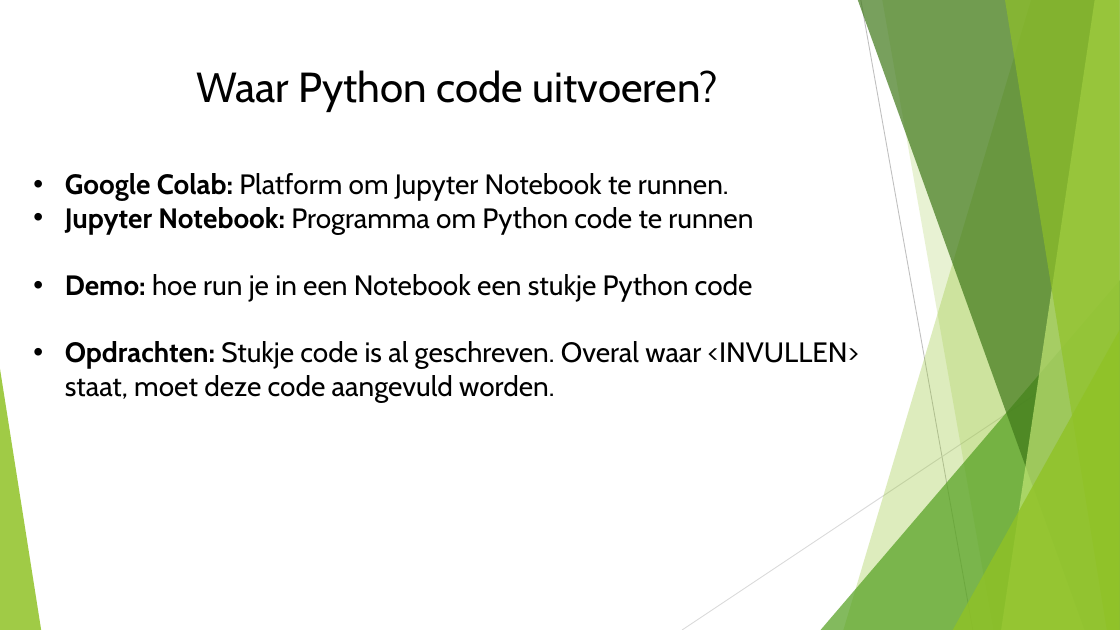
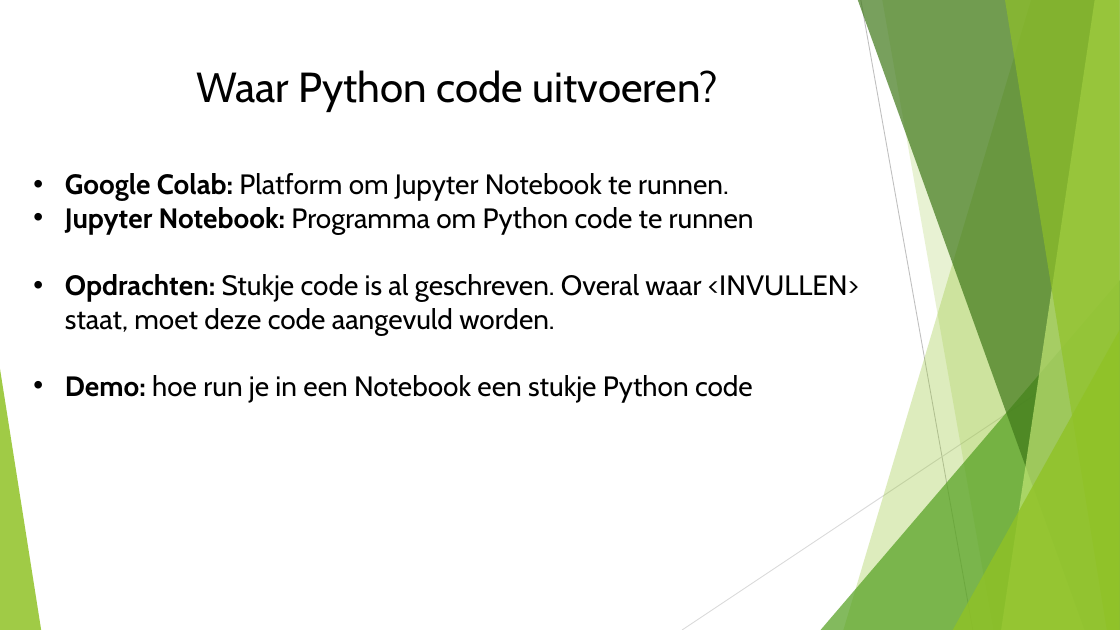
Before and after one commit to HagaZiekenhuis/python-workshops, a slide deck: slide 20 of Intro.pptx. Drawn at 1120x630 pixels with LibreOffice and Linux fonts; fonts in the diff are those of the drawing. Boxes give left, top, right and bottom in pixels: in the first picture for what was removed or moved away, otherwise in the second. Text is boxed around its words. In the diff, an @@ line names an element or a change of style, - is before the commit and + after.

```diff
--- a/Intro.pptx
+++ b/Intro.pptx
@@ text at bbox=[65, 274, 859, 335]: paragraph added @@
+• Opdrachten: Stukje code is al geschreven. Overal waar <INVULLEN> staat, moet deze code aangevuld worden.
@@ text at bbox=[65, 341, 859, 402]: paragraph removed @@
-• Opdrachten: Stukje code is al geschreven. Overal waar <INVULLEN> staat, moet deze code aangevuld worden.
```
Also in this commit, not shown: 3 other slides changed, 4 slides added.
